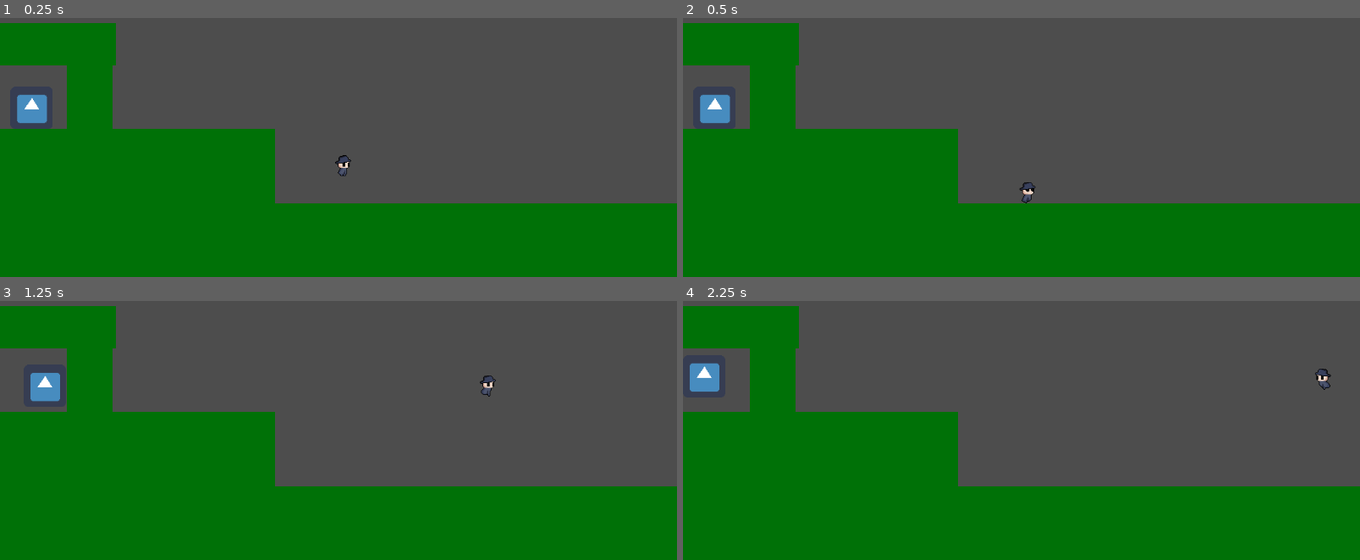
Above: before the commit, frames 1-4 (two rows, left to right).
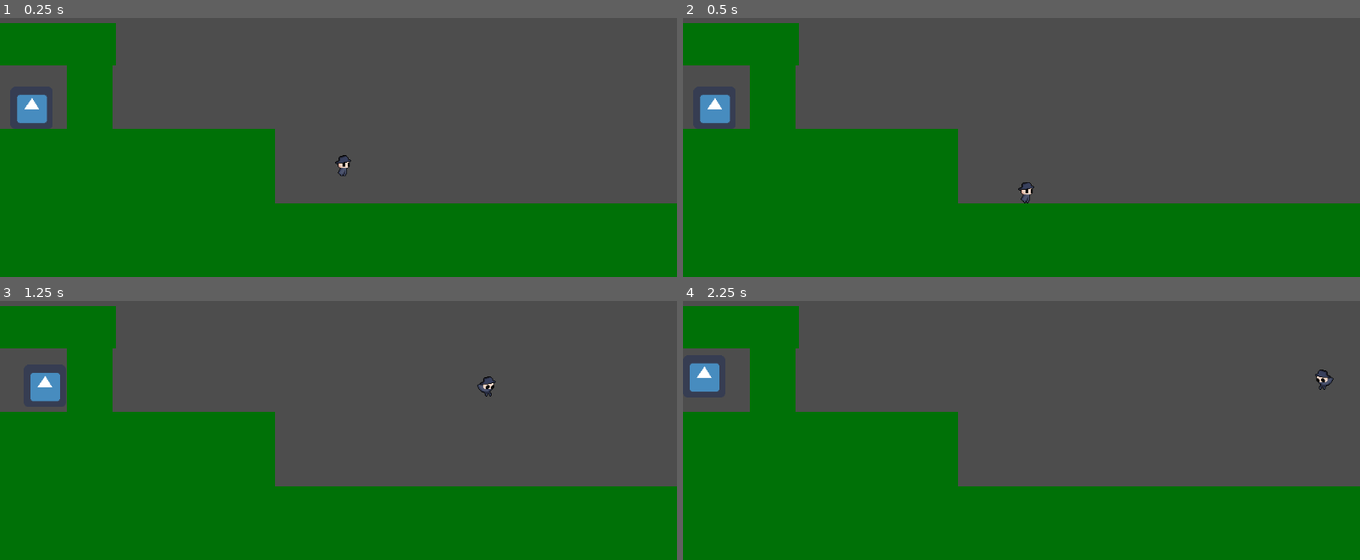
Above: after the commit, the same moments.

Repository: jokw1228/I-Wanna-Be-The-Um
Game: Godot game, scene res://Scenes/DemoScene.tscn
Same seed, same stepped clock (60 frames per second), same inputs: the game is played once before the commit and once after it. The engine's default icon, where the game draws it, is replaced by a stand-in: a white triangle on a blue panel in a dark square.
Inputs:
- Up to frame 1 (0.25 s): no input
- Up to frame 2 (0.5 s): no input
- Up to frame 3 (1.25 s): hold Right (move_right) from 0.53 s (still down); tap Up (jump) at 0.6, 0.77, 1.07 s
- Up to frame 4 (2.25 s): tap Up (jump) at 1.35, 1.52, 1.82, 2.1 s; release Right (move_right) at 2.03 s; hold Left (move_left) from 2.03 s (still down)

Frame 1 is identical in both runs. In frame 2, less than 0.1% of the frame differs, in the area x 49-53%, y 63-72%; in frame 3, 0.1%, in the area x 70-74%, y 28-37%; in frame 4, less than 0.1%.

Commit message:
Player idle, walk, jump, fall animation 구현

Diff:
--- a/Scenes/Player/Player.gd
+++ b/Scenes/Player/Player.gd
@@ -111,7 +111,7 @@
 enum flip_h_type {LEFT = 1, RIGHT = 0}
 var flip_h_state: flip_h_type = flip_h_type.RIGHT
 
-enum is_moving_side_to_side_type {STOP, WALK}
+enum is_moving_side_to_side_type {STOP, MOVING}
 var is_moving_side_to_side_state: is_moving_side_to_side_type = is_moving_side_to_side_type.STOP
 
 enum is_floating_in_the_air_type {GROUND, AIR_RISING, AIR_FALLING}
@@ -157,7 +157,7 @@
 			change_state("flip_h_state", flip_h_type.RIGHT)
 
 	if (Input.is_action_pressed(input_left) or Input.is_action_pressed(input_right)):
-		change_state("is_moving_side_to_side_state", is_moving_side_to_side_type.WALK)
+		change_state("is_moving_side_to_side_state", is_moving_side_to_side_type.MOVING)
 	else:
 		change_state("is_moving_side_to_side_state", is_moving_side_to_side_type.STOP)
 
@@ -200,11 +200,11 @@
 
 	#FSM for sprite_player_jump and sprite_player_walk
 	#These mechanisms are not related to coyote time, simply refer to is_feet_on_ground() and velocity.y.
-	if is_feet_on_ground():
-		if velocity.y > 0:
+	if not is_feet_on_ground():
+		if velocity.y < 0:
 			change_state("is_floating_in_the_air_state", is_floating_in_the_air_type.AIR_RISING)
 		else:
-			change_state("is_floating_in_the_air_statee", is_floating_in_the_air_type.AIR_FALLING)
+			change_state("is_floating_in_the_air_state", is_floating_in_the_air_type.AIR_FALLING)
 	else:
 		change_state("is_floating_in_the_air_state", is_floating_in_the_air_type.GROUND)
 
@@ -351,17 +351,25 @@
 
 func change_state(state, value):
 	if state == "flip_h_state":
-		flip_h_state = value
-		AnimatedSprite2D_node.flip_h = value
+		if flip_h_state != value:
+			flip_h_state = value
+			AnimatedSprite2D_node.flip_h = value #좌우 반전은 따로 시그널 및 메소드 구현 안함
 	elif state == "is_moving_side_to_side_state":
-		is_moving_side_to_side_state = value
-		if value == is_moving_side_to_side_type.WALK:
+		if is_moving_side_to_side_state != value:
+			is_moving_side_to_side_state = value
+			update_animation()
+	elif state == "is_floating_in_the_air_state":
+		if is_floating_in_the_air_state != value:
+			is_floating_in_the_air_state = value
+			update_animation()
+
+func update_animation():
+	if is_floating_in_the_air_state == is_floating_in_the_air_type.AIR_RISING:
+		AnimatedSprite2D_node.animation = "jump"
+	elif is_floating_in_the_air_state == is_floating_in_the_air_type.AIR_FALLING:
+		AnimatedSprite2D_node.animation = "fall"
+	elif is_floating_in_the_air_state == is_floating_in_the_air_type.GROUND:
+		if is_moving_side_to_side_state == is_moving_side_to_side_type.MOVING:
 			AnimatedSprite2D_node.animation = "walk"
-		elif value == is_moving_side_to_side_type.STOP:
+		elif is_moving_side_to_side_state == is_moving_side_to_side_type.STOP:
 			AnimatedSprite2D_node.animation = "idle"
-	elif state == "is_floating_in_the_air_state":
-		is_floating_in_the_air_state = value
-		if value == is_floating_in_the_air_type.AIR_RISING:
-			AnimatedSprite2D_node.animation = "jump"
-		elif value == is_floating_in_the_air_type.AIR_FALLING:
-			AnimatedSprite2D_node.animation = "fall"
--- a/Scenes/Player/Player.tscn
+++ b/Scenes/Player/Player.tscn
@@ -78,4 +78,4 @@
 [node name="AnimatedSprite2D" type="AnimatedSprite2D" parent="."]
 sprite_frames = SubResource("SpriteFrames_fal7p")
 animation = &"idle"
-frame_progress = 0.530747
+frame_progress = 0.726743
